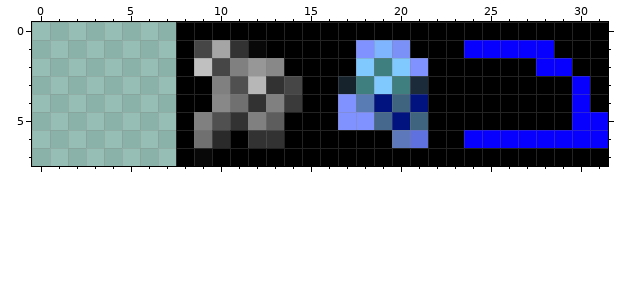
Two versions of one pixel-art sprite, resource-tiles.png. That is the earlier state.
The file is 128x32 pixels, drawn in blocks of 4x4; one block is one cell here. Colours within 5 levels of each other are drawn and written as one.
And afterwards:
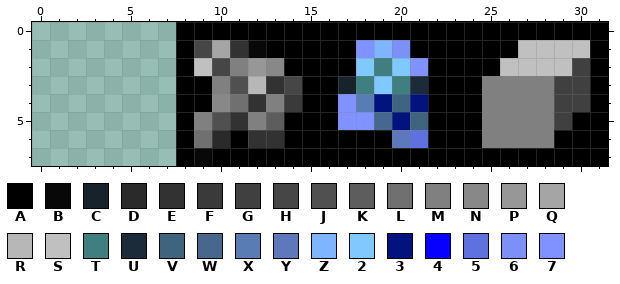
Palette (. is transparent): A #000000  B #080808  C #16232c  D #2a2a2a  E #323232  F #3a3a3a  G #404040  H #464646  J #505050  K #5d5d5d  L #707070  M #808080  N #888888  P #979797  Q #a5a5a5  R #b7b7b7  S #c0c0c0  T #3f7f7f  U #1b2b39  V #3f647f  W #45688c  X #5a7cb4  Y #5d79bb  Z #7fb5ff  2 #7fc9ff  3 #00137f  4 #0800ff  5 #5f71df  6 #7b91f7  7 #7f92ff
Message: new mining timings, created concrete resource
Diff:
@@ x 22..31 @@
 0 AAAAAAAAAA
-1 AA44444AAA
-2 AAAAAA44AA
-3 AAAAAAAA4A
-4 AAAAAAAA4A
-5 AAAAAAAA44
-6 AA44444444
+1 AAAAASSSSA
+2 AAAASSSSGA
+3 AAAMMMMGGA
+4 AAAMMMMGGA
+5 AAAMMMMGAA
+6 AAAMMMMAAA
 7 AAAAAAAAAA
Changed places in both pictures, as pixel boxes (x1, y1, x2, y2):
changed: (464, 40, 608, 148)
